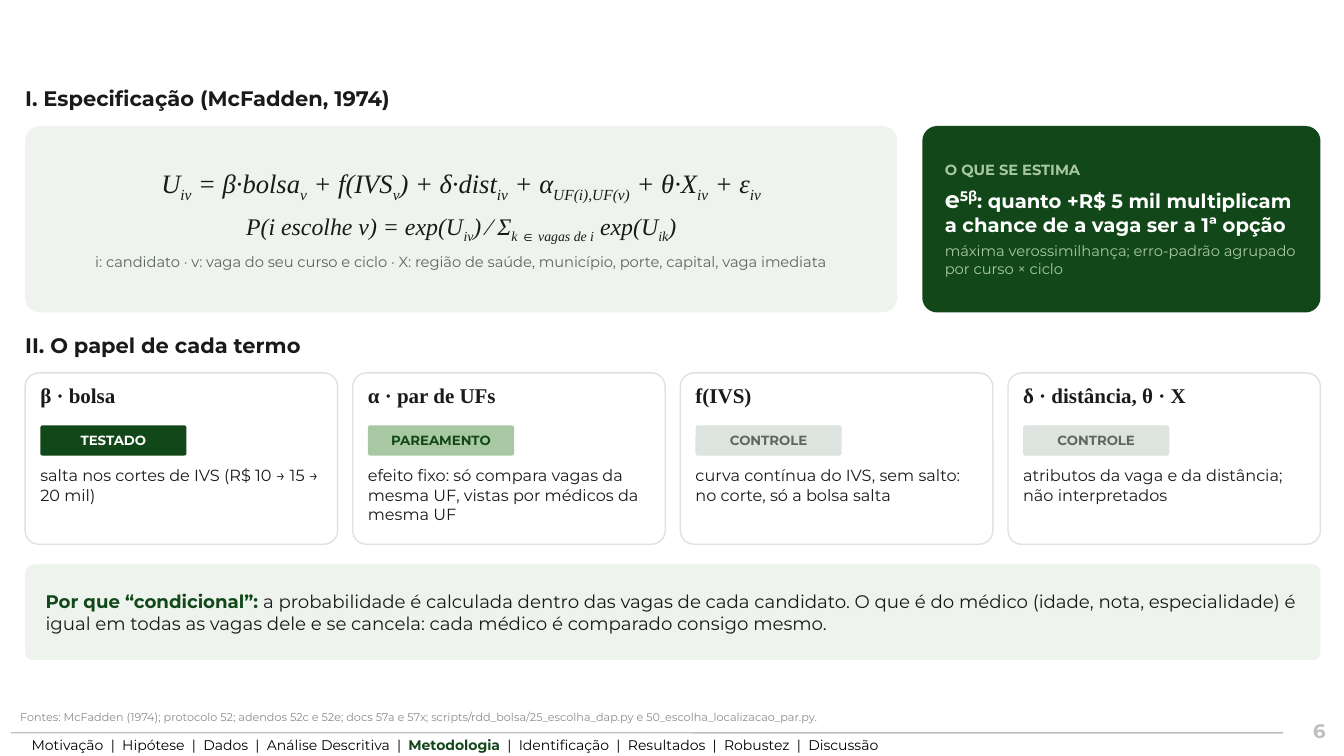
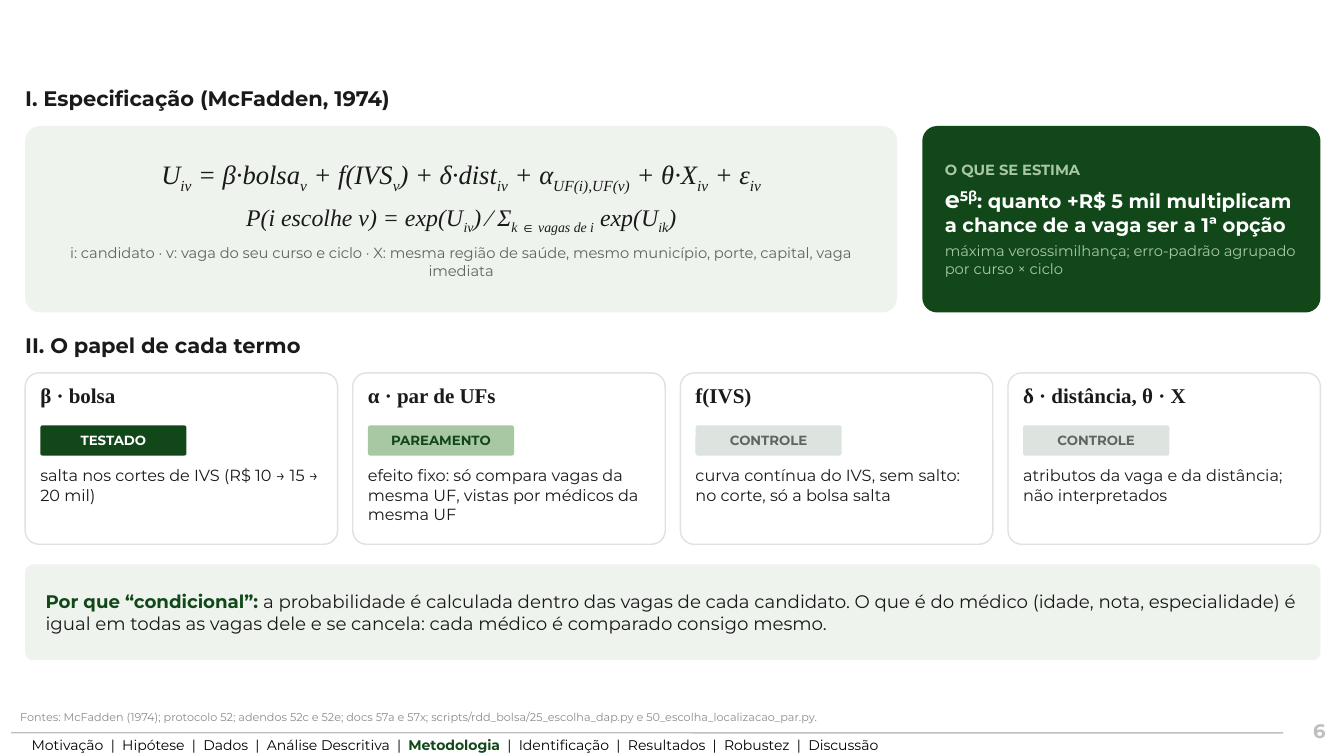
Before and after one commit to ka1victor/impact-eval-health-econ-pmme, a slide deck: slide 6 of output/apresentacao_banca2/deck_banca2_pos_banca.pptx. Drawn at 1344x756 pixels with LibreOffice and Linux fonts; fonts in the diff are those of the drawing; background and template pictures are left out. Boxes give left, top, right and bottom in pixels: in the first picture for what was removed or moved away, otherwise in the second. Text is boxed around its words. In the diff, an @@ line names an element or a change of style, - is before the commit and + after.

```diff
--- a/output/apresentacao_banca2/deck_banca2_pos_banca.pptx
+++ b/output/apresentacao_banca2/deck_banca2_pos_banca.pptx
@@ text at <box>70,247,851,276</box>: text changed @@
-i: candidato · v: vaga do seu curso e ciclo · X: região de saúde, município, porte, capital, vaga imediata
+i: candidato · v: vaga do seu curso e ciclo · X: mesma região de saúde, mesmo município, porte, capital, vaga imediata
```
Also in this commit, not shown: 6 other slides changed, 1 slide removed, 5 other files.
